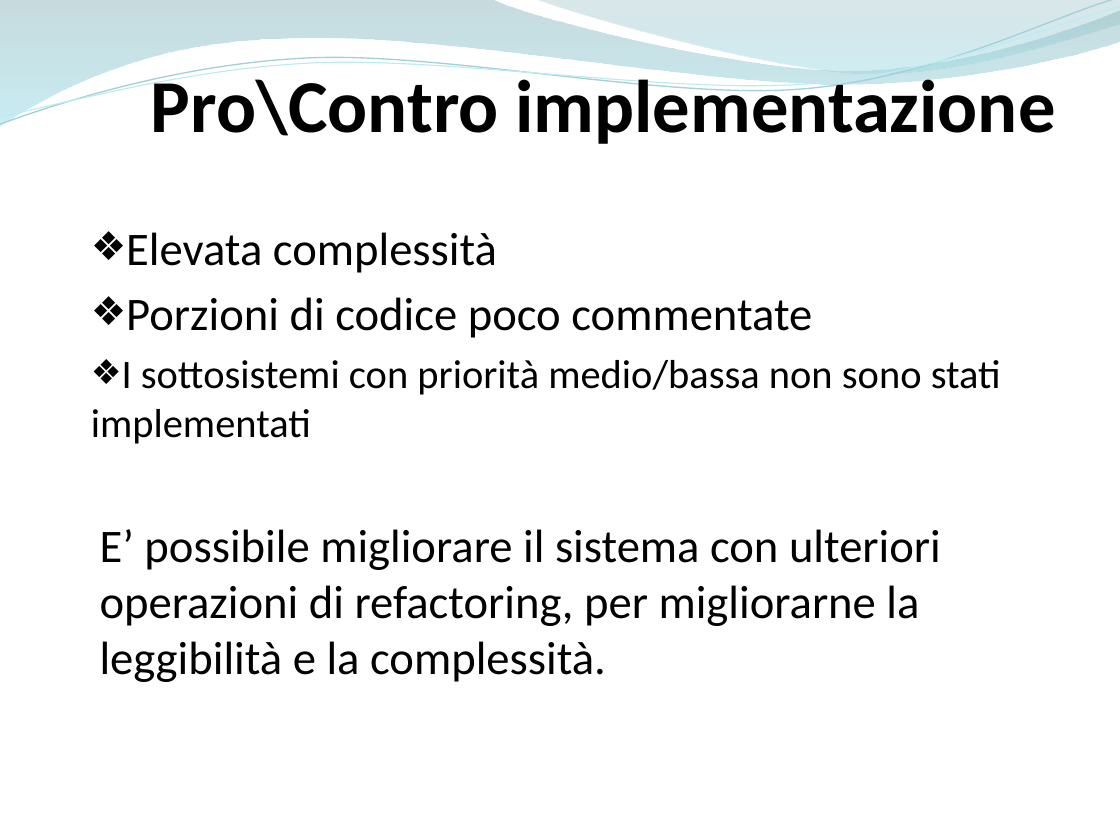
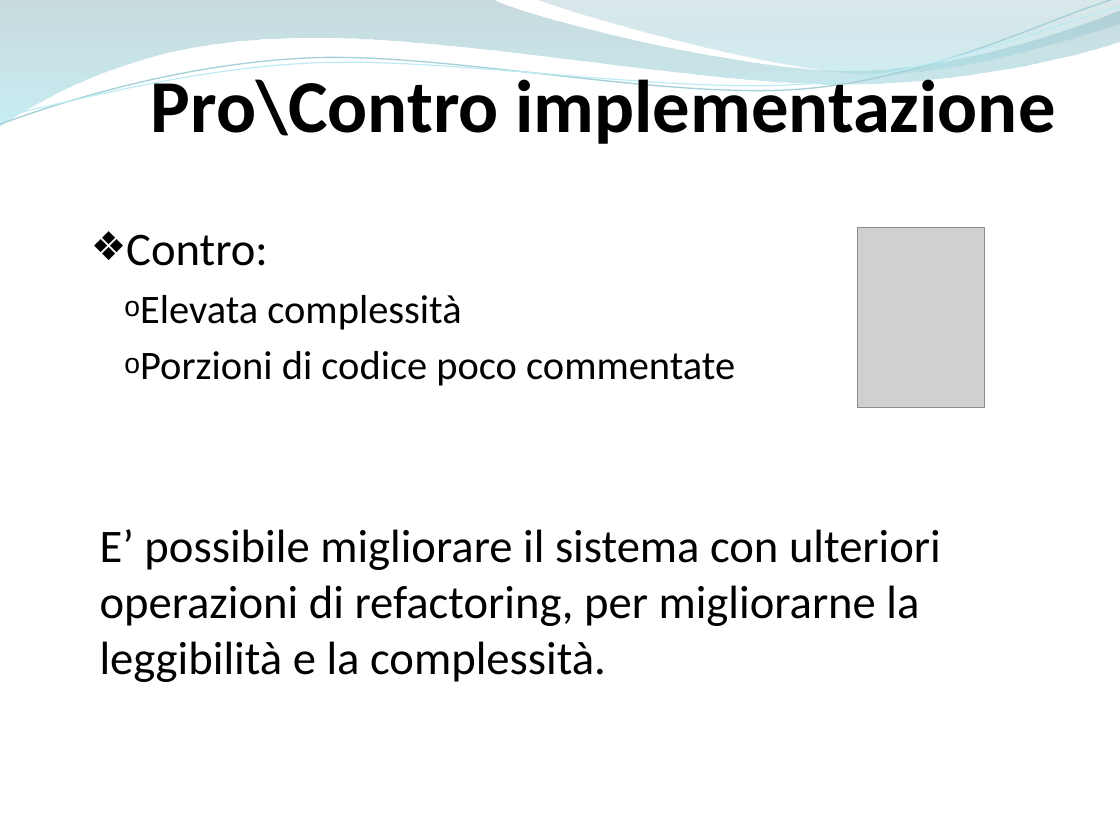
Before and after one commit to ammirate/at-silo, a slide deck: slide 31 of Presentazione/Atsilo3/Atsilo_H_PresentazioneFinale.pptx (slide 32 before the commit). Drawn at 1120x840 pixels with LibreOffice and Linux fonts; fonts in the diff are those of the drawing; grey boxes stand for pictures. Boxes give left, top, right and bottom in pixels: in the first picture for what was removed or moved away, otherwise in the second. Text is boxed around its words. In the diff, an @@ line names an element or a change of style, - is before the commit and + after.

```diff
--- a/Presentazione/Atsilo3/Atsilo_H_PresentazioneFinale.pptx
+++ b/Presentazione/Atsilo3/Atsilo_H_PresentazioneFinale.pptx
@@ text at [126, 234, 268, 266]: paragraph added @@
+  ❖ Contro:
@@ picture added at [858, 227, 986, 407] @@
@@ text at [140, 295, 735, 386]: size 30 to 26 pt in "Elevata complessità", "Porzioni di codice poco commentate"; bullet ❖ to o; list level 2 to 3 in "Elevata complessità"; list level 2 to 3 in "Porzioni di codice poco commentate" @@
@@ text at [91, 360, 1001, 444]: paragraph removed @@
-  ❖ I sottosistemi con priorità medio/bassa non sono stati implementati
```
Also in this commit, not shown: 27 other slides changed, 1 slide added, 1 slide removed, 4 other files.
